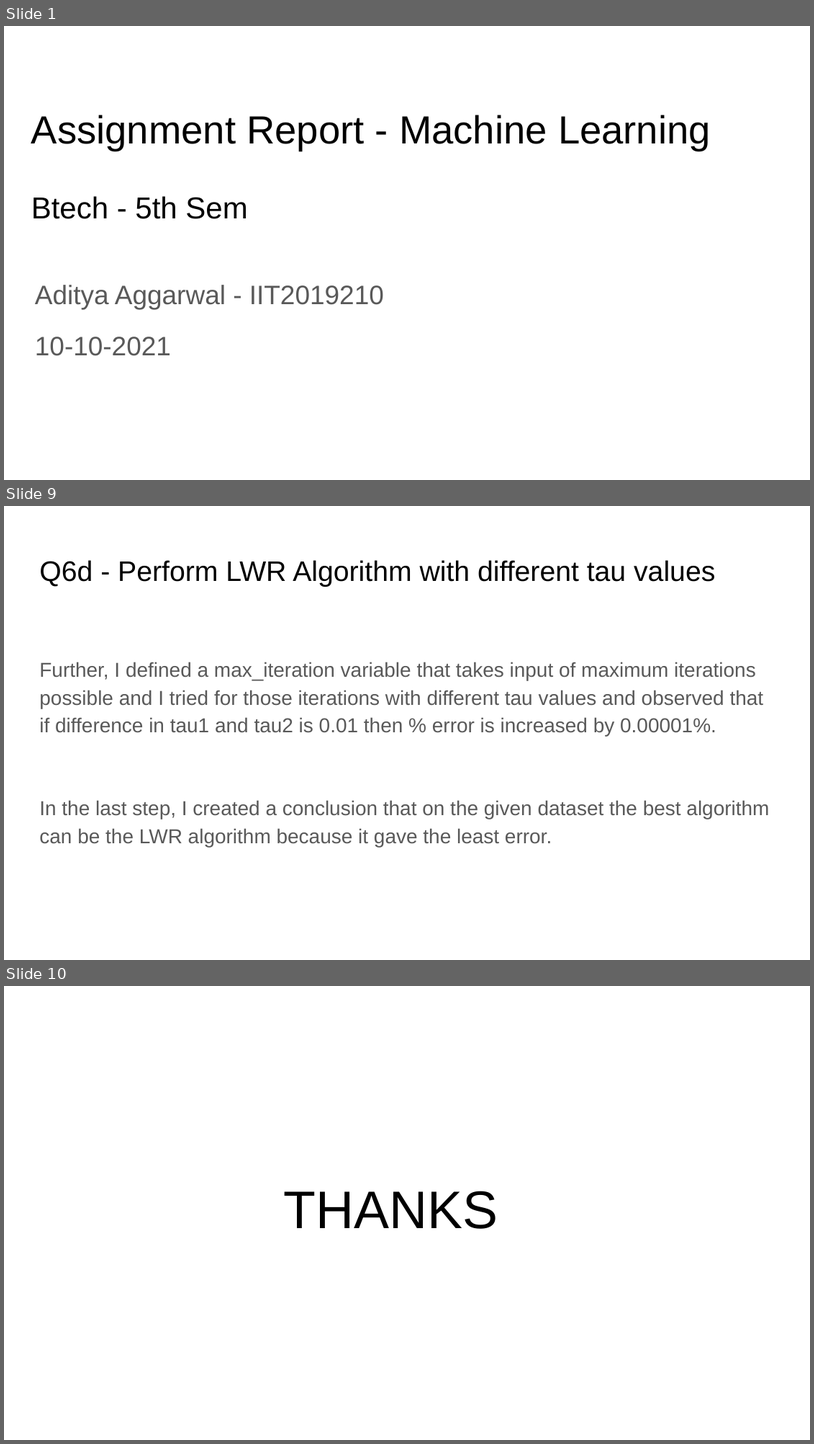
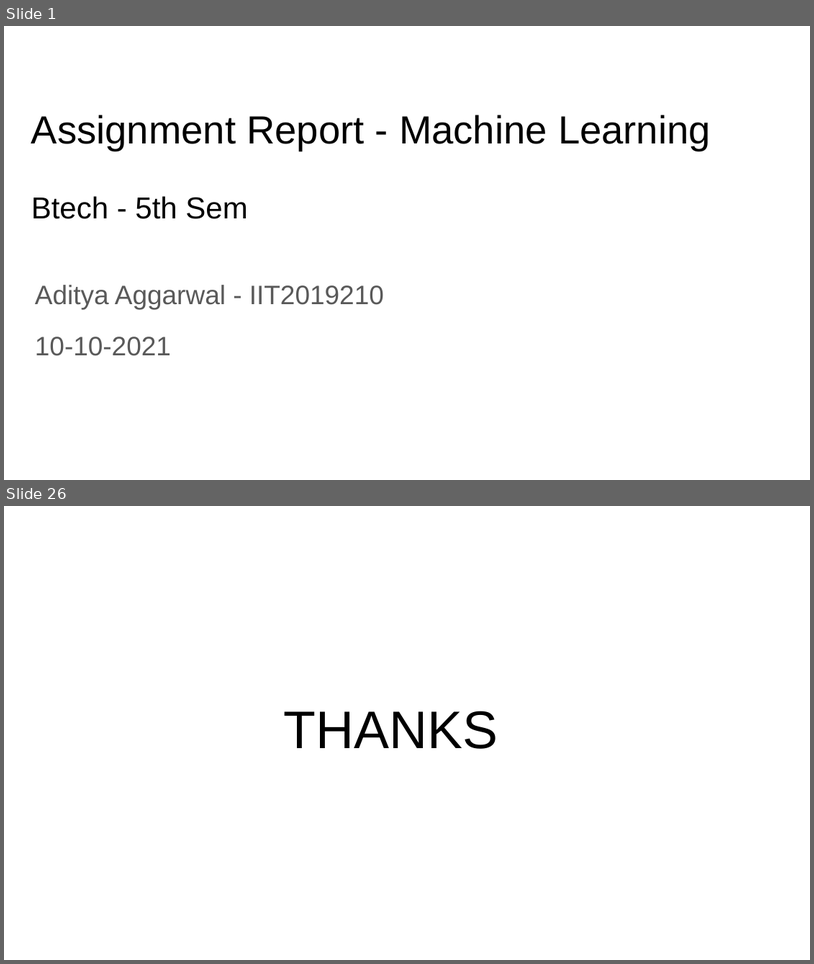
Before and after one commit to Aditya-2001/ML-Assignments-Semester-5, a slide deck: Assignment 8/IIT2019210 - Report.pptx. Shown one above the other, each under a label of ours: slides 1, 9 and 10 before the commit, slides 1 and 26 after it; the slides between them are not shown. The pictures are 814x1444 and 814x964 pixels, drawn with LibreOffice and Linux fonts; fonts in the diff are those of the drawing. Boxes give left, top, right and bottom in pixels: in the first picture for what was removed or moved away, otherwise in the second. Text is boxed around its words. In the diff, an @@ line names an element or a change of style, - is before the commit and + after.

```diff
--- a/Assignment 8/IIT2019210 - Report.pptx
+++ b/Assignment 8/IIT2019210 - Report.pptx
@@ slide 9 removed at box(4, 506, 810, 960), background #FFFFFF @@
@@ title removed at box(39, 560, 715, 587) @@
-Q6d - Perform LWR Algorithm with different tau values
@@ text removed at box(39, 662, 769, 847) @@
-Further, I defined a max_iteration variable that takes input of maximum iterations possible and I tried for those iterations with different tau values and observed that if difference in tau1 and tau2 is 0.01 then % error is increased by 0.00001%.
-In the last step, I created a conclusion that on the given dataset the best algorithm can be the LWR algorithm because it gave the least error.
@@ what was slide 10 is now slide 26 @@
```
Also in this commit, not shown: 1 slide changed, 23 slides added, 6 other slides removed, 4 other files.
